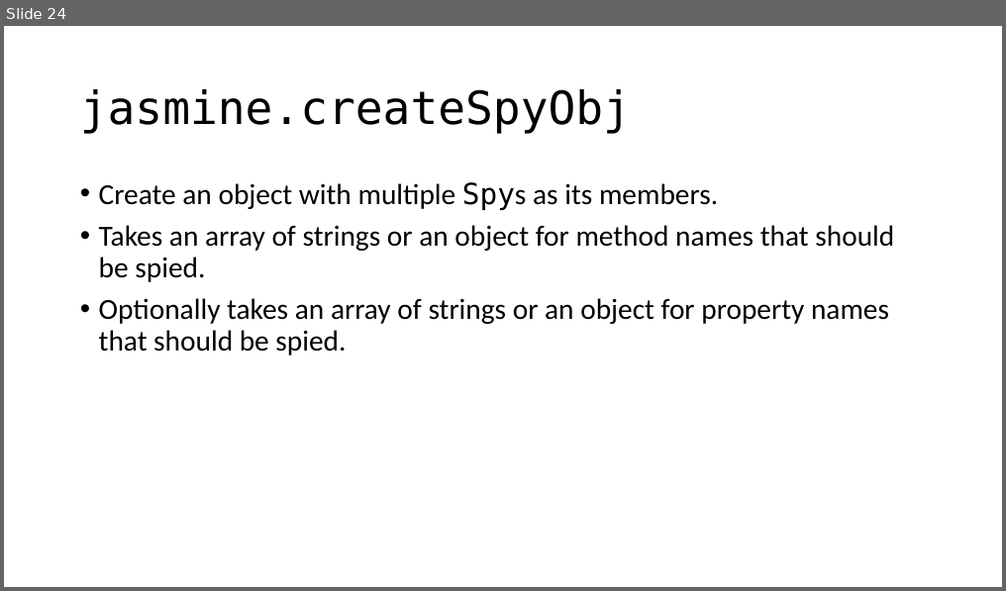
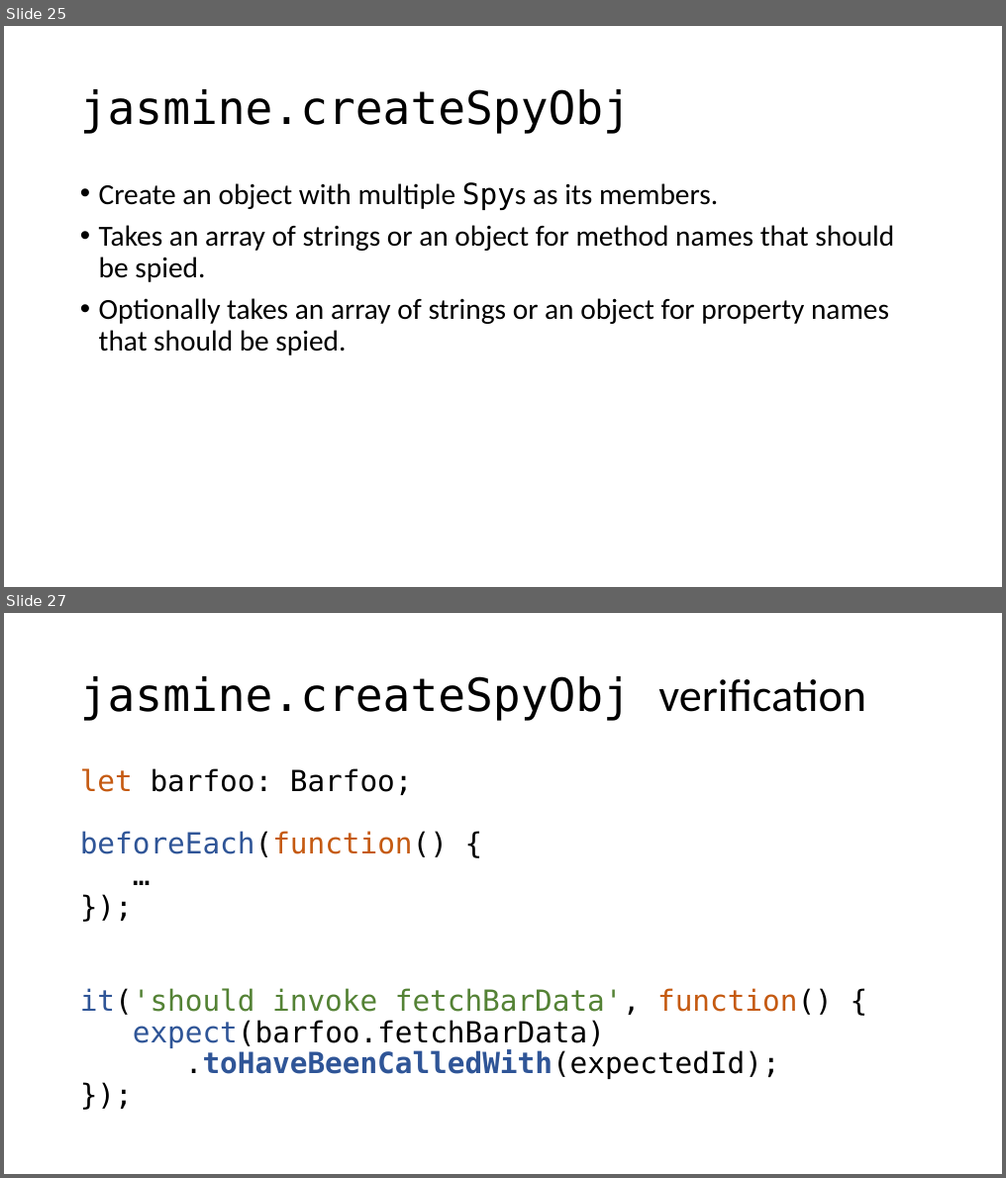
Before and after one commit to cebartling/test-driven, a slide deck: presentations/Introduction to Jasmine Framework.pptx. Shown one above the other, each under a label of ours: slide 24 before the commit, slides 25 and 27 after it; the slides between them are not shown. The pictures are 1006x591 and 1006x1178 pixels, drawn with LibreOffice and Linux fonts; fonts in the diff are those of the drawing. Boxes give left, top, right and bottom in pixels: in the first picture for what was removed or moved away, otherwise in the second. Text is boxed around its words. In the diff, an @@ line names an element or a change of style, - is before the commit and + after.

Commit message:
Updated Jasmine presentation

```diff
--- a/presentations/Introduction to Jasmine Framework.pptx
+++ b/presentations/Introduction to Jasmine Framework.pptx
@@ slide 27 added at (4, 613, 1002, 1174), background #FFFFFF @@
@@ title added at (80, 676, 866, 721), 44 pt, text #000000 @@
+jasmine.createSpyObj verification
@@ text added at (80, 768, 833, 1079), 28 pt, text #000000 @@
+let barfoo: Barfoo;
+beforeEach(function() {
+…
+});
+it('should invoke fetchBarData', function() {
+expect(barfoo.fetchBarData)
+.toHaveBeenCalledWith(expectedId);
+});
@@ what was slide 24 is now slide 25 @@
```
Also in this commit, not shown: 6 slides changed, 1 other slide added.
